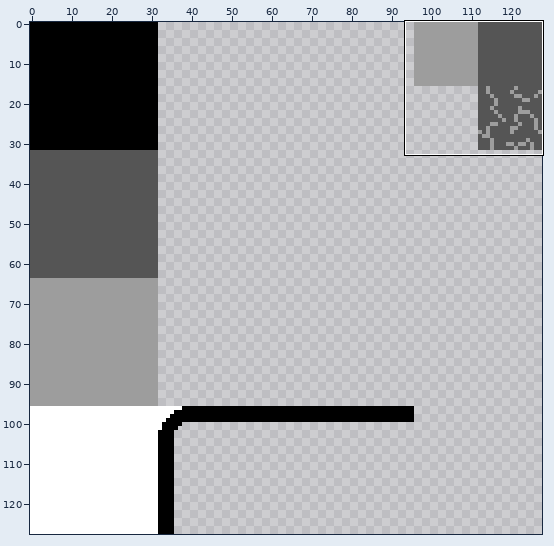
Edited in one commit: pixel-art file (aseprite/menuTiles.aseprite). The first picture is a wide view before the edit; the outline marks the close-up.
Close-up. Before the commit:
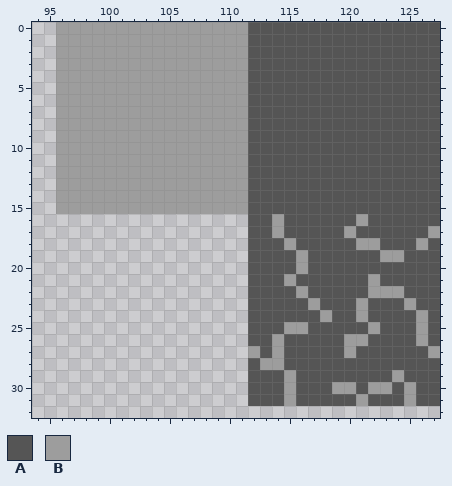
128x128 pixels, 1 frame. Shown: x 94..127, y 0..32.
Palette (. is transparent): A #555555  B #9d9d9d
Pixels before, first column x 96:
 0 BBBBBBBBBBBBBBBBAAAAAAAAAAAAAAAA
 1 BBBBBBBBBBBBBBBBAAAAAAAAAAAAAAAA
 2 BBBBBBBBBBBBBBBBAAAAAAAAAAAAAAAA
 3 BBBBBBBBBBBBBBBBAAAAAAAAAAAAAAAA
 4 BBBBBBBBBBBBBBBBAAAAAAAAAAAAAAAA
 5 BBBBBBBBBBBBBBBBAAAAAAAAAAAAAAAA
 6 BBBBBBBBBBBBBBBBAAAAAAAAAAAAAAAA
 7 BBBBBBBBBBBBBBBBAAAAAAAAAAAAAAAA
 8 BBBBBBBBBBBBBBBBAAAAAAAAAAAAAAAA
 9 BBBBBBBBBBBBBBBBAAAAAAAAAAAAAAAA
10 BBBBBBBBBBBBBBBBAAAAAAAAAAAAAAAA
11 BBBBBBBBBBBBBBBBAAAAAAAAAAAAAAAA
12 BBBBBBBBBBBBBBBBAAAAAAAAAAAAAAAA
13 BBBBBBBBBBBBBBBBAAAAAAAAAAAAAAAA
14 BBBBBBBBBBBBBBBBAAAAAAAAAAAAAAAA
15 BBBBBBBBBBBBBBBBAAAAAAAAAAAAAAAA
16 ................AABAAAAAABAAAAAA
17 ................AABAAAAABAAAAAAB
18 ................AAABAAAAABBAAABA
19 ................AAAABAAAAAABBAAA
20 ................AAAABAAAAAAAAAAA
21 ................AAABAAAAAABAAAAA
22 ................AAAABAAAAABBBAAA
23 ................AAAAABAAABAAABAA
24 ................AAAAAABAABAAAABA
25 ................AAABBAAAAABAAABA
26 ................AABAAAAABBAAAABA
27 ................BABAAAAABAAAAAAB
28 ................ABBAAAAAAAAAAAAA
29 ................AAABAAAAAAAABAAA
30 ................AAABAAABBABBABAA
31 ................AAABAAAAABAAABAA
The result:
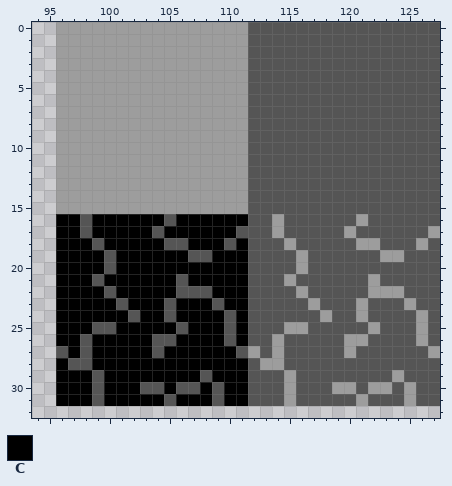
Colours new in this view: C #000000
Change:
There is now colour A in row 16 at x 98 and 105; in row 17 at x 98, 104 and 111; in row 18 at x 99, 105 to 106 and 110; in row 19 at x 100 and 107 to 108; in row 20 at x 100; in row 21 at x 99 and 106.
There is now colour A in row 22 at x 100 and 106 to 108; in row 23 at x 101, 105 and 109; in row 24 at x 102, 105 and 110; in row 25 at x 99 to 100, 106 and 110; in row 26 at x 98, 104 to 105 and 110; in row 27 at x 96, 98, 104 and 111.
There is now colour A in row 28 at x 97 to 98; in row 29 at x 99 and 108; in row 30 at x 99, 103 to 104, 106 to 107 and 109; in row 31 at x 99, 105 and 109.
There is now colour C in row 16 at x 96 to 97, 99 to 104 and 106 to 111; in row 17 at x 96 to 97, 99 to 103 and 105 to 110; in row 18 at x 96 to 98, 100 to 104, 107 to 109 and 111; in row 19 at x 96 to 99, 101 to 106 and 109 to 111; in row 20 at x 96 to 99 and 101 to 111; in row 21 at x 96 to 98, 100 to 105 and 107 to 111.
There is now colour C in row 22 at x 96 to 99, 101 to 105 and 109 to 111; in row 23 at x 96 to 100, 102 to 104, 106 to 108 and 110 to 111; in row 24 at x 96 to 101, 103 to 104, 106 to 109 and 111; in row 25 at x 96 to 98, 101 to 105, 107 to 109 and 111; in row 26 at x 96 to 97, 99 to 103, 106 to 109 and 111; in row 27 at x 97, 99 to 103 and 105 to 110.
There is now colour C in row 28 at x 96 and 99 to 111; in row 29 at x 96 to 98, 100 to 107 and 109 to 111; in row 30 at x 96 to 98, 100 to 102, 105, 108 and 110 to 111; in row 31 at x 96 to 98, 100 to 104, 106 to 108 and 110 to 111.
Boxes around the changes in both close-ups, in picture pixels (x1, y1, x2, y2):
added: (56, 214, 248, 406)
